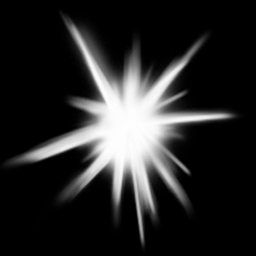
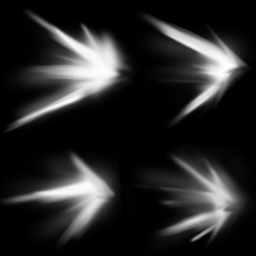
The second 256×256 image is a revision of the first. Changes to its layers:
painted on "Layer 3" over [0, 7, 256, 253]
